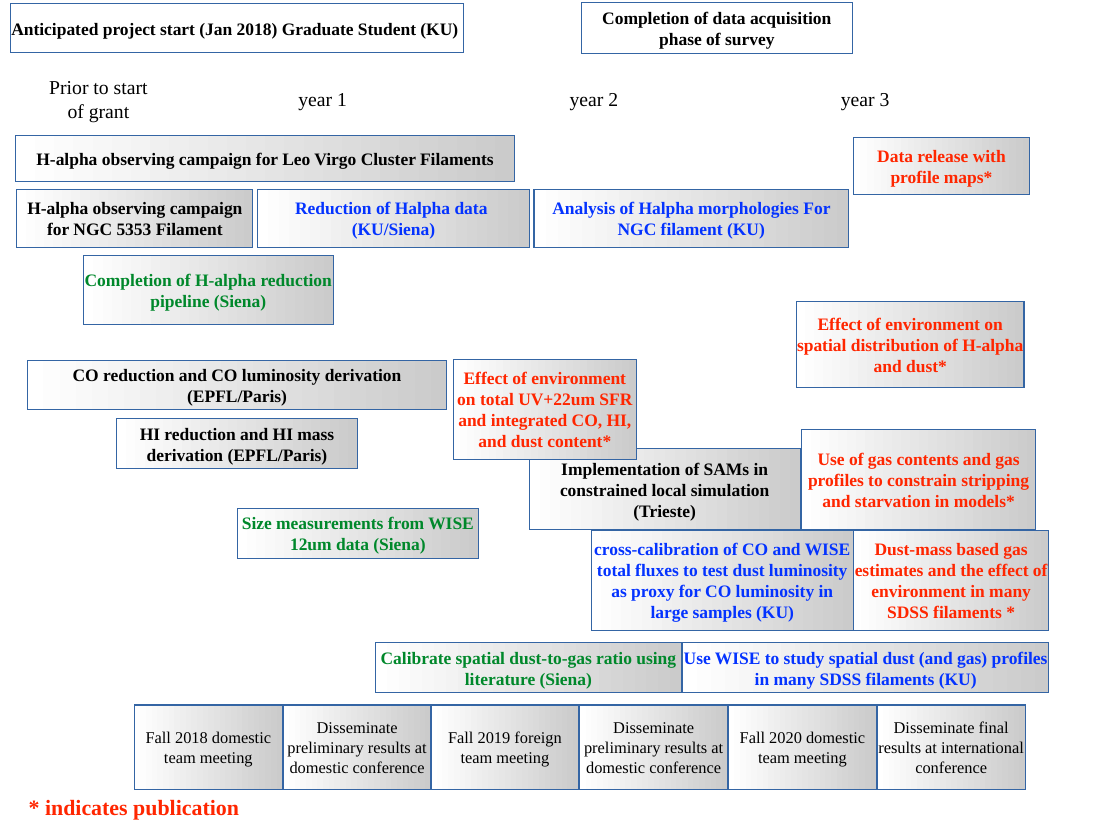
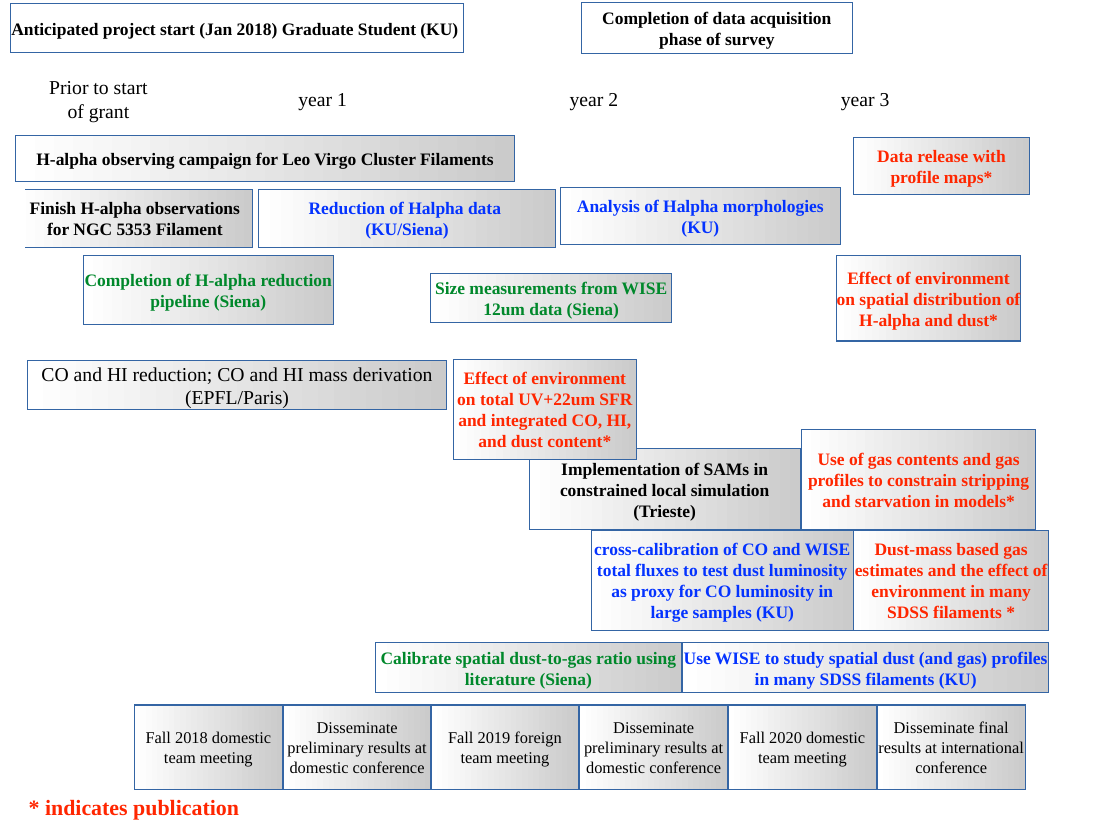
Before and after one commit to rfinn/NSF2016, a slide deck: slide 1 of work-plan_v1.pptx. Drawn at 1120x840 pixels with LibreOffice and Linux fonts; fonts in the diff are those of the drawing. Boxes give left, top, right and bottom in pixels: in the first picture for what was removed or moved away, otherwise in the second. Text is boxed around its words. In the diff, an @@ line names an element or a change of style, - is before the commit and + after.

Commit message:
new code

```diff
--- a/work-plan_v1.pptx
+++ b/work-plan_v1.pptx
@@ rectangle added at (x1=7, y1=187, x2=24, y2=252), fill #FFFFFF, outline #FFFFFF 1 pt @@
@@ text in rectangle at (x1=30, y1=202, x2=240, y2=235): text changed @@
-H-alpha observing campaign for NGC 5353 Filament
+Finish H-alpha observations for NGC 5353 Filament
@@ rectangle "Reduction of Halpha data (KU/Siena)" resized from (x1=258, y1=190, x2=528, y2=247) to (x1=258, y1=190, x2=556, y2=247) @@
@@ rectangle "Analysis of Halpha morphologies (KU)" resized from (x1=534, y1=190, x2=849, y2=247) to (x1=560, y1=187, x2=840, y2=245) @@
@@ text in rectangle at (x1=577, y1=199, x2=824, y2=237): text changed @@
-Analysis of Halpha morphologies For NGC filament (KU)
+Analysis of Halpha morphologies (KU)
@@ rectangle "Effect of environment on spatial ..." resized from (x1=796, y1=302, x2=1024, y2=388) to (x1=836, y1=255, x2=1021, y2=341) @@
@@ rectangle "Size measurements from WISE 12um ..." moved from (x1=238, y1=509, x2=478, y2=558) to (x1=431, y1=273, x2=671, y2=323) @@
@@ text in rectangle at (x1=41, y1=367, x2=433, y2=408): text changed; size 16 to 18 pt; bold off @@
-CO reduction and CO luminosity derivation (EPFL/Paris)
+CO and HI reduction; CO and HI mass derivation (EPFL/Paris)
@@ rectangle removed at (x1=117, y1=419, x2=357, y2=468) @@
-HI reduction and HI mass derivation (EPFL/Paris)
```
